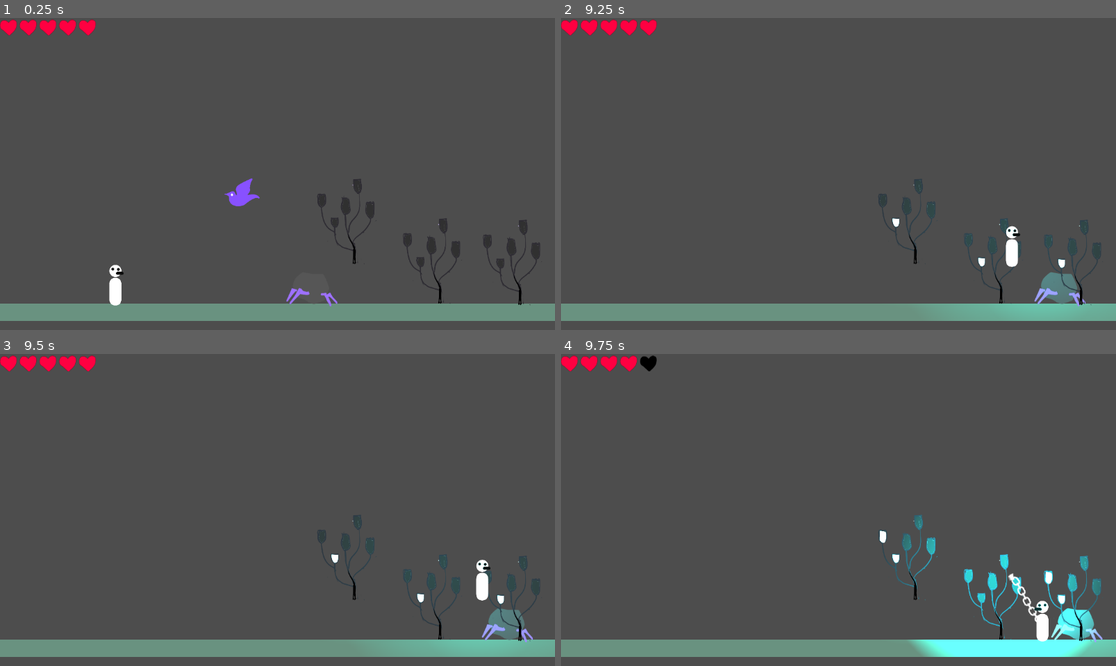
Above: before the commit, frames 1-4 (two rows, left to right).
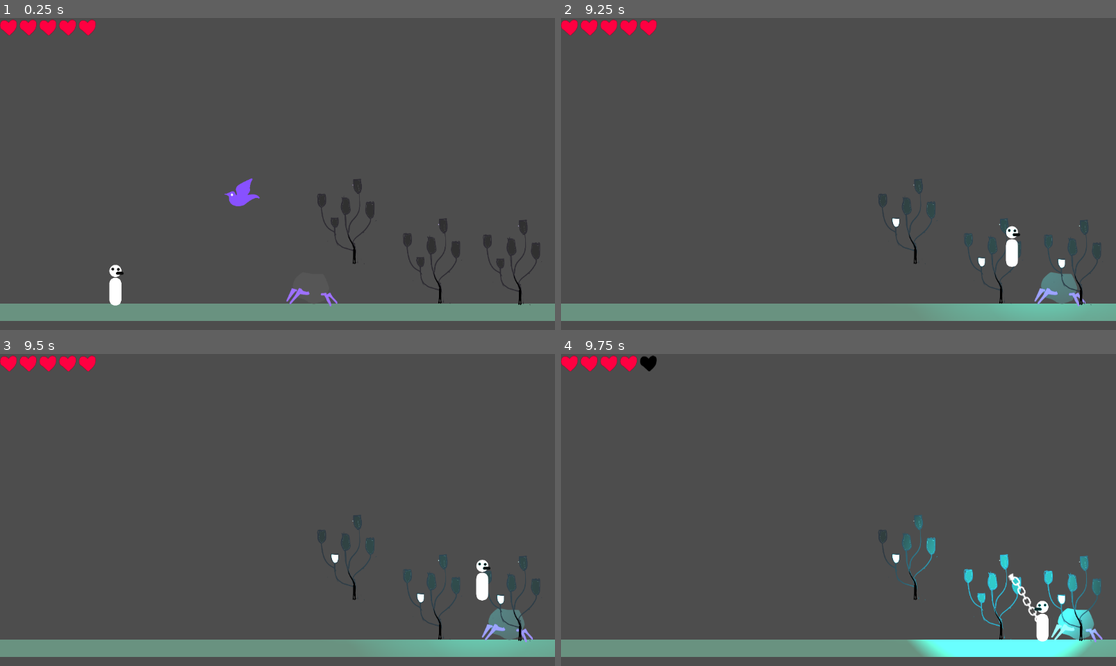
Above: after the commit, the same moments.

Repository: albverse/qimela
Game: Godot game, scene res://scene/MainTest.tscn
Same seed, same stepped clock (60 frames per second), same inputs: the game is played once before the commit and once after it.
Inputs (mouse positions are in pixels of both pictures, inside the frame that each line leads up to):
- Up to frame 1 (0.25 s): no input
- Up to frame 2 (9.25 s): tap Enter at 0.5 s; move the mouse to (960, 158) at 0.52 s; hold D (move_right) 0.53-2.03 s; tap Space every 1.5 s from 0.6 to 8.1 s; click (960, 158) at 0.67 s; tap W (jump) at 0.77, 1.52, 3.02, 3.77, 4.52, 6.02, 6.77, 7.52, 9.02 s; move the mouse to (727, 189) at 1.27 s; tap X every 1.5 s from 1.35 to 8.85 s; move the mouse to (894, 105) at 2.02 s; hold A (move_left) 2.03-2.78 s; move the mouse to (810, 236) at 2.77 s; hold D (move_right) 2.78-4.28 s; click (810, 236) at 2.92 s; move the mouse to (1005, 220) at 3.52 s; move the mouse to (672, 127) at 4.27 s; hold A (move_left) 4.28-5.03 s; move the mouse to (866, 174) at 5.02 s; hold D (move_right) 5.03-5.78 s; click (866, 174) at 5.17 s; move the mouse to (755, 96) at 5.77 s; hold A (move_left) 5.78-7.28 s; move the mouse to (960, 158) at 6.52 s; move the mouse to (727, 189) at 7.27 s; hold D (move_right) from 7.28 s (still down); click (727, 189) at 7.42 s; move the mouse to (894, 105) at 8.02 s; move the mouse to (810, 236) at 8.77 s
- Up to frame 3 (9.5 s): keep holding D (move_right)
- Up to frame 4 (9.75 s): move the mouse to (1005, 556) at 9.52 s; release D (move_right) at 9.53 s; hold A (move_left) from 9.53 s (still down); tap Space at 9.6 s; click (1005, 556) at 9.67 s

Frames 1-3 are identical in both runs. In frame 4, 0.5% of the frame differs, in the area x 57-100%, y 56-97%.

Commit message:
Detect chain interact areas when firing inside

Diff:
--- a/scene/MonsterBase.gd
+++ b/scene/MonsterBase.gd
@@ -164,7 +164,7 @@
 
 # 返回：0=普通受击(锁链应溶解)；1=虚弱可链接(锁链进入LINKED)
 func on_chain_hit(_player: Node, _chain_index: int) -> int:
-	if weak:
+	if weak or stunned_t > 0.0:
 		_linked_player = _player
 		if not _linked_slots.has(_chain_index):
 			_linked_slots.append(_chain_index)
@@ -179,6 +179,8 @@
 		_linked_slots.append(slot)
 	if weak:
 		weak_stun_t += weak_stun_extend_time
+	elif stunned_t > 0.0:
+		stunned_t += weak_stun_extend_time
 
 # Player：锁链断裂/溶解/结束时调用
 func on_chain_detached(slot: int) -> void:
--- a/scene/components/player_chain_system.gd
+++ b/scene/components/player_chain_system.gd
@@ -168,7 +168,7 @@
 	c.ray_q_interact = PhysicsRayQueryParameters2D.new()
 	c.ray_q_interact.collide_with_areas = true
 	c.ray_q_interact.collide_with_bodies = false
-	c.ray_q_interact.hit_from_inside = false
+	c.ray_q_interact.hit_from_inside = true
 	c.ray_q_interact.collision_mask = player.chain_interact_mask
 	c.ray_q_interact.exclude = [player.get_rid()]
 
@@ -266,6 +266,7 @@
 	_detach_link_if_needed(idx)
 
 	c.interacted.clear()
+	_try_interact_from_inside(idx, start)
 
 	c.state = ChainState.FLYING
 	c.end_pos = start
@@ -283,6 +284,31 @@
 	_reset_rope_line(c, start, c.end_pos)
 	c.prev_start = start
 	c.prev_end = c.end_pos
+
+
+func _try_interact_from_inside(slot: int, start: Vector2) -> void:
+	if slot < 0 or slot >= chains.size():
+		return
+	var c: ChainSlot = chains[slot]
+	var space: PhysicsDirectSpaceState2D = player.get_world_2d().direct_space_state
+	var params := PhysicsPointQueryParameters2D.new()
+	params.position = start
+	params.collide_with_areas = true
+	params.collide_with_bodies = false
+	params.collision_mask = player.chain_interact_mask
+	params.exclude = [player.get_rid()]
+	var hits := space.intersect_point(params)
+	for hit in hits:
+		var area := hit.get("collider") as Area2D
+		if area == null:
+			continue
+		var rid: RID = area.get_rid()
+		if c.interacted.has(rid):
+			continue
+		c.interacted[rid] = true
+		var host: Node = area.get_parent()
+		if host != null and host.has_method("on_chain_hit"):
+			host.call("on_chain_hit", player, slot)
 
 
 func _update_chain(i: int, dt: float) -> void:
--- a/scene/lightning_flower.gd
+++ b/scene/lightning_flower.gd
@@ -2,6 +2,7 @@
 class_name LightningFlower
 
 const ENERGY_MAX: int = 5
+const LIGHT_ENERGY_DELAY: float = 0.5
 
 @export_range(0, 5, 1) var initial_energy: int = 0
 @export var light_time_per_energy: float = 1.0 # 自动释放：5*1.0=5秒
@@ -187,6 +188,14 @@
 	if not source_light_area.overlaps_area(_self_area):
 		return
 
+	_apply_light_energy_after_delay(LIGHT_ENERGY_DELAY)
+
+func _apply_light_energy_after_delay(delay_seconds: float) -> void:
+	if delay_seconds > 0.0:
+		await get_tree().create_timer(delay_seconds).timeout
+	if not is_inside_tree():
+		return
+
 	# 规则：光照事件到来时，先判断是否要“因满能量而立刻释放”
 	# 注意：发光中不允许再触发新一轮释放（防无限递归），但仍允许充能
 	if (not _is_emitting) and energy >= ENERGY_MAX:
